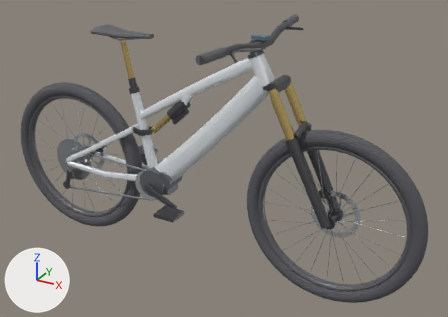
The glTF model docs/models/ebike-mtb-2027-orbea-rise-lt.glb as it was, and as the next commit left it.
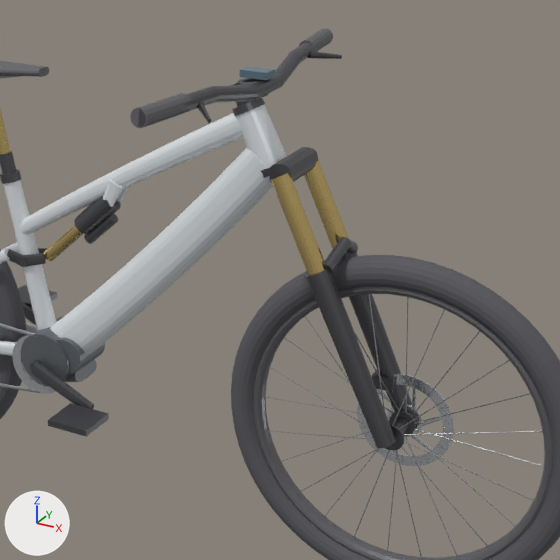
There are two pictures of each version: one whole from a 50 mm camera at (1.289, -2.058, 1.552) aimed at (0.128, 0.054, 0.496), one close up on the part from 29% to 93% of the width and 0% to 90% of the height. Lighting does not change. The marker at lower left points along +X, +Y and +Z. The older version's two pictures come first. Vertices at exactly the same position are counted once.

Names of what the first close-up shows: 'cockpit_riser_bar', 'drivetrain_crankset', 'ebike_motor_housing', 'fork_crown', 'fork_lowers', 'fork_stanchions', 'frame_downtube', 'frame_seattube', 'frame_toptube', 'front_wheel_brake_rotor', 'front_wheel_rim', 'front_wheel_spokes', 'front_wheel_tire' and 22 more.
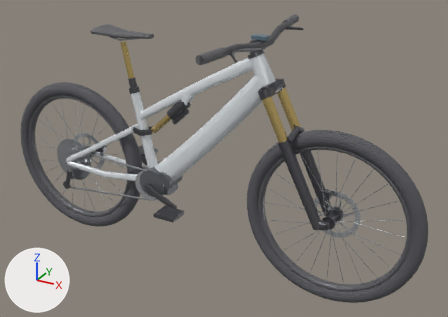
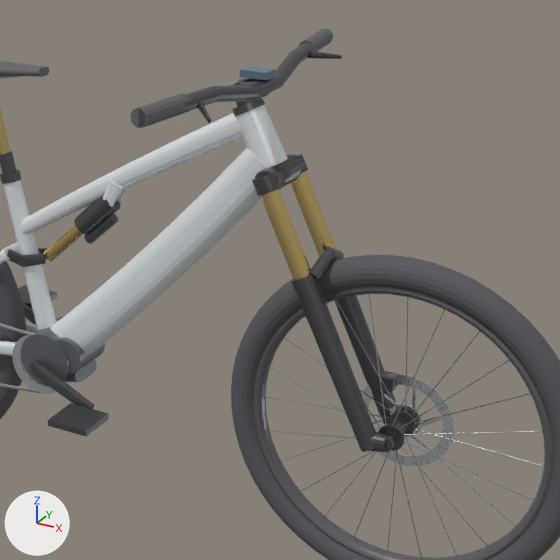
Location of each change, (x1, y1, x2, y2) in pixels of the close-ups (560 x 560 px; the box of a moved part takes in the faces that stretch with it):
```json
{"object": "fork_lowers", "change": "reshaped", "before": [306, 237, 412, 448], "after": [291, 247, 396, 452]}
{"object": "fork_stanchions", "change": "moved, rescaled", "before": [271, 159, 349, 275], "after": [261, 171, 337, 280]}
{"object": "fork_crown", "change": "reshaped", "before": [269, 147, 318, 183], "after": [252, 154, 308, 196]}
{"part": 3, "of": "me_fork_lowers", "change": "added", "after": [335, 295, 396, 425]}
{"part": 4, "of": "me_fork_lowers", "change": "added", "after": [296, 283, 376, 452]}
{"part": 5, "of": "me_fork_lowers", "change": "added", "after": [385, 435, 395, 452]}
{"part": 6, "of": "me_fork_lowers", "change": "moved or reshaped", "before": [323, 237, 358, 273], "after": [310, 247, 344, 281]}
{"part": 7, "of": "me_fork_lowers", "change": "added", "after": [291, 274, 318, 291]}
{"part": 8, "of": "me_fork_lowers", "change": "cut back", "before": [306, 251, 412, 448], "after": [370, 432, 387, 452]}
```

The change, as JSON lines over the scene's bpy script:
```json
{"block": "me_fork_crown", "where": "# used by ob_fork_crown; location = (0.0, 0.0, 0.0)"}
{"op": "remove", "block": "me_fork_crown", "code": "me_fork_crown.from_pydata(...)  # 110 vertices, 212 faces; spans x 0.3428..0.4136, y -0.064..0.064, z 0.8353..0.8945"}
{"op": "add", "block": "me_fork_crown", "code": "me_fork_crown.from_pydata(...)  # 311 vertices, 604 faces; spans x 0.3183..0.3915, y -0.0868..0.0868, z 0.8239..0.8775"}
{"block": "me_fork_crown", "change": "me_fork_crown part 1: 110 vertices removed from x 0.3428..0.4136, y -0.064..0.064, z 0.8353..0.8945; 311 vertices added at x 0.3183..0.3915, y -0.0868..0.0868, z 0.8239..0.8775"}
{"block": "me_fork_stanchions", "where": "# used by ob_fork_stanchions; location = (0.0, 0.0, 0.0)"}
{"op": "remove", "block": "me_fork_stanchions", "code": "me_fork_stanchions.from_pydata(...)  # 148 vertices, 288 faces; spans x 0.374..0.493, y -0.083..0.083, z 0.688..0.881"}
{"op": "add", "block": "me_fork_stanchions", "code": "me_fork_stanchions.from_pydata(...)  # 148 vertices, 288 faces; spans x 0.349..0.466, y -0.083..0.083, z 0.666..0.855"}
{"block": "me_fork_stanchions", "change": "me_fork_stanchions part 2: the whole mesh is scaled about its middle by (0.987, 1, 0.985), then moved by (-0.026, 0.0, -0.024)"}
{"block": "me_fork_lowers", "where": "# used by ob_fork_lowers; location = (0.0, 0.0, 0.0)"}
{"op": "remove", "block": "me_fork_lowers", "code": "me_fork_lowers.from_pydata(...)  # 222 vertices, 432 faces; spans x 0.454..0.652, y -0.087..0.087, z 0.357..0.75"}
{"op": "add", "block": "me_fork_lowers", "code": "me_fork_lowers.from_pydata(...)  # 490 vertices, 944 faces; spans x 0.423..0.649, y -0.088..0.088, z 0.342..0.724"}
{"block": "me_fork_lowers", "change": "me_fork_lowers part 3: the loose piece of 92 vertices spanning x 0.454..0.652, y 0.04..0.087, z 0.357..0.707 is copied, and the copy is multiplied about its middle by the matrix ((0.976, -0.002, 0.0), (0.002, 0.976, -0.005), (0.0, 0.005, 0.976)), then moved by (-0.029, 0.001, -0.019); it spans x 0.428..0.621, y 0.041..0.087, z 0.342..0.684"}
{"block": "me_fork_lowers", "change": "me_fork_lowers part 4: the loose piece of 92 vertices spanning x 0.454..0.652, y -0.087..-0.04, z 0.357..0.707 is copied, and the copy is multiplied about its middle by the matrix ((0.976, 0.002, 0.0), (-0.002, 0.976, 0.005), (0.0, -0.005, 0.976)), then moved by (-0.029, -0.001, -0.019); it spans x 0.428..0.621, y -0.087..-0.041, z 0.342..0.684"}
{"block": "me_fork_lowers", "change": "me_fork_lowers part 5: a new loose piece, a 16-sided cylinder along y spanning x 0.618..0.649, y -0.066..-0.052, z 0.35..0.38, in mat_anodized_dark_alloy (dark grey #606065)"}
{"block": "me_fork_lowers", "change": "me_fork_lowers part 6: the loose piece of 38 vertices spanning x 0.482..0.514, y -0.069..0.069, z 0.694..0.75 is multiplied about its middle by the matrix ((0.994, 0.0, -0.021), (-0.001, 1.0, 0.0), (-0.015, 0.0, 0.94)), then moved by (-0.029, 0.0, -0.025)"}
{"block": "me_fork_lowers", "change": "me_fork_lowers part 7: a new loose piece of 56 vertices spanning x 0.423..0.476, y -0.088..-0.04, z 0.652..0.691, in mat_anodized_dark_alloy (dark grey #606065)"}
{"block": "me_fork_lowers", "change": "me_fork_lowers part 8: 182 vertices removed from x 0.454..0.652, y -0.087..0.087, z 0.357..0.707; 86 vertices added at x 0.595..0.635, y -0.079..0.079, z 0.344..0.383"}
{"block": "me_fork_lowers", "change": "other edits to the shape of me_fork_lowers do not show in these pictures"}
```
